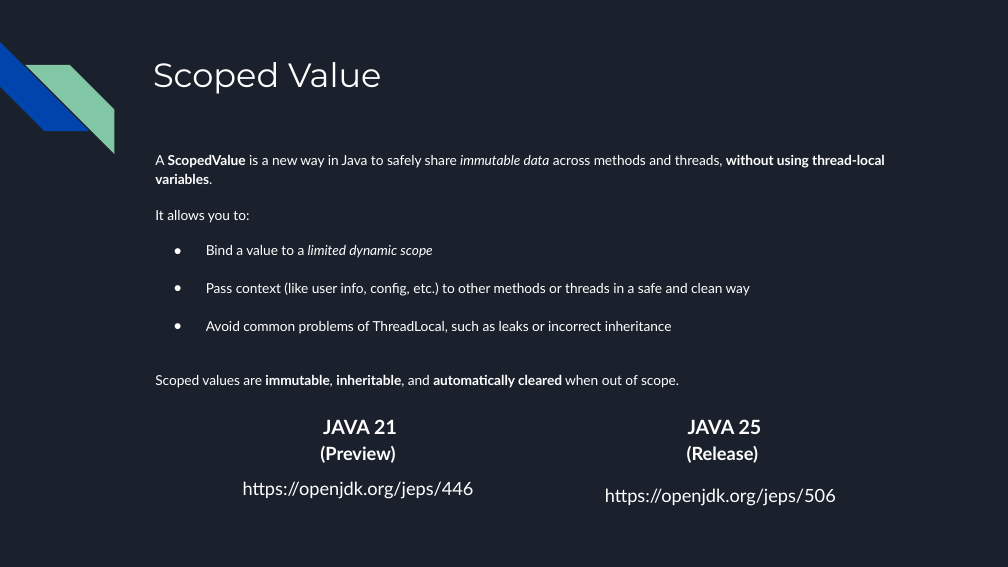
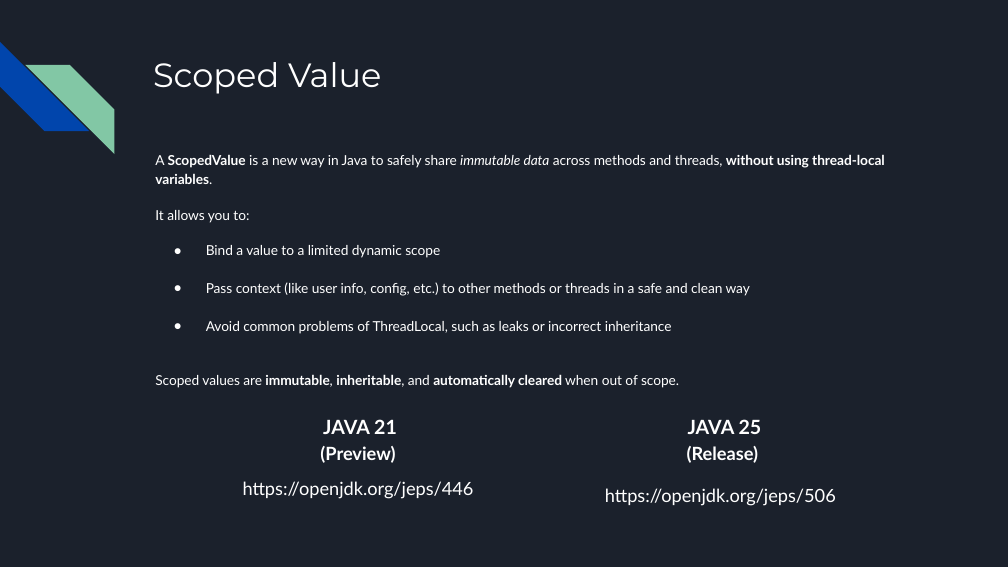
Before and after one commit to xkondix/loom-JAVA-SPRING, a slide deck: slide 20 of assets/Project Loom.pptx. Drawn at 1008x567 pixels with LibreOffice and Linux fonts; fonts in the diff are those of the drawing. Boxes give left, top, right and bottom in pixels: in the first picture for what was removed or moved away, otherwise in the second. Text is boxed around its words. In the diff, an @@ line names an element or a change of style, - is before the commit and + after.

```diff
--- a/assets/Project Loom.pptx
+++ b/assets/Project Loom.pptx
@@ text at [206, 245, 440, 258]: italic off in "limited dynamic scope" @@
```
Also in this commit, not shown: 5 other slides changed, 6 slides added, 6 other files.
